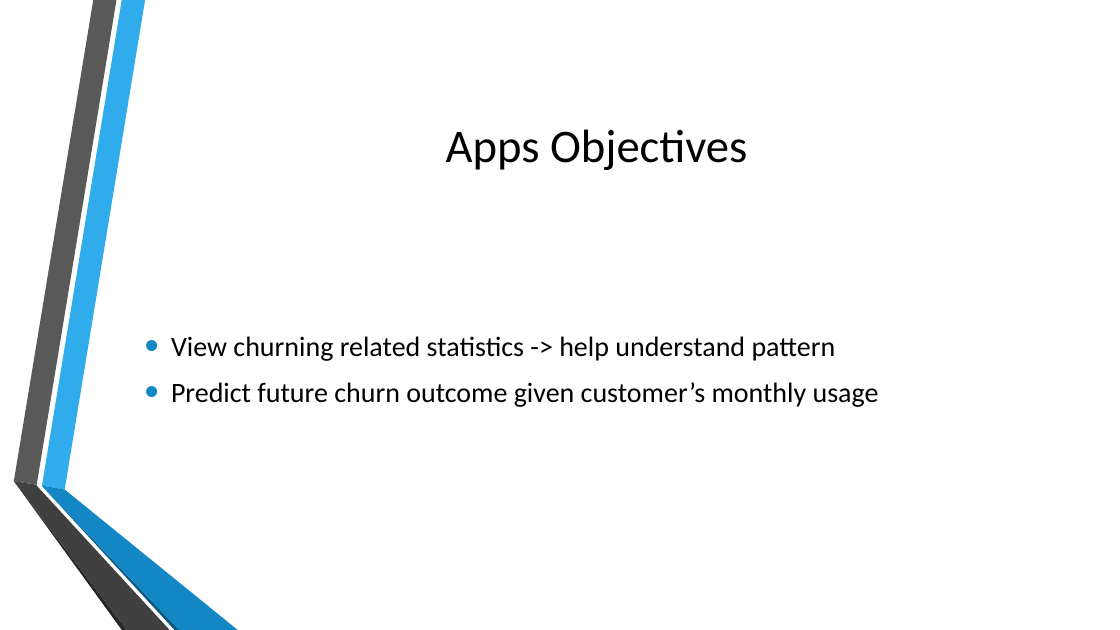
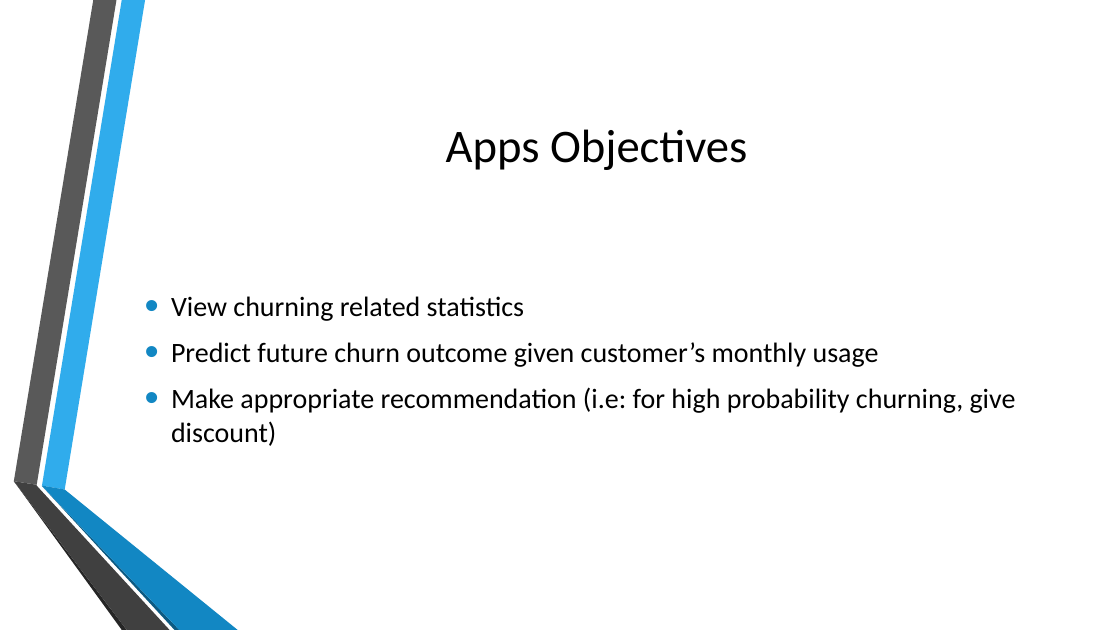
Before and after one commit to christianelbert/final-project-churn, a slide deck: slide 13 of final_project.pptx (slide 10 before the commit). Drawn at 1120x630 pixels with LibreOffice and Linux fonts; fonts in the diff are those of the drawing; background and template pictures are left out. Boxes give left, top, right and bottom in pixels: in the first picture for what was removed or moved away, otherwise in the second. Text is boxed around its words. In the diff, an @@ line names an element or a change of style, - is before the commit and + after.

```diff
--- a/final_project.pptx
+++ b/final_project.pptx
@@ text at [171,296,524,321]: text changed @@
-• View churning related statistics -> help understand pattern
+• View churning related statistics
@@ text at [171,387,1016,446]: paragraph added @@
+• Make appropriate recommendation (i.e: for high probability churning, give discount)
```
Also in this commit, not shown: 3 slides removed, 3 other files.
